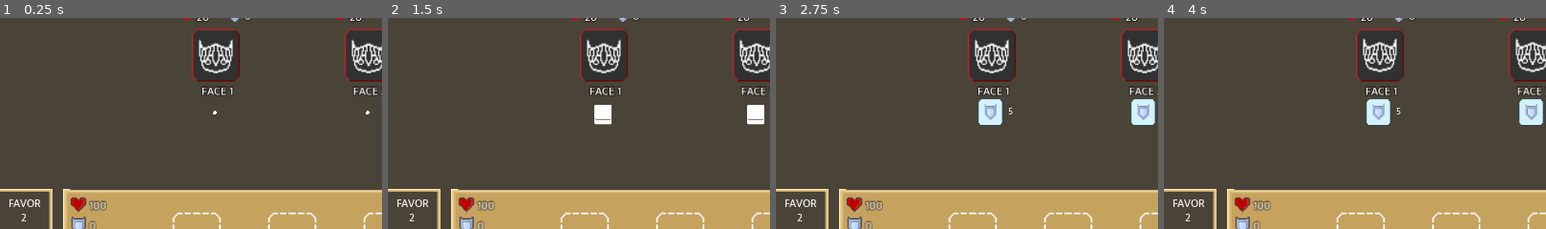
Above: before the commit, frames 1-4 (left to right).
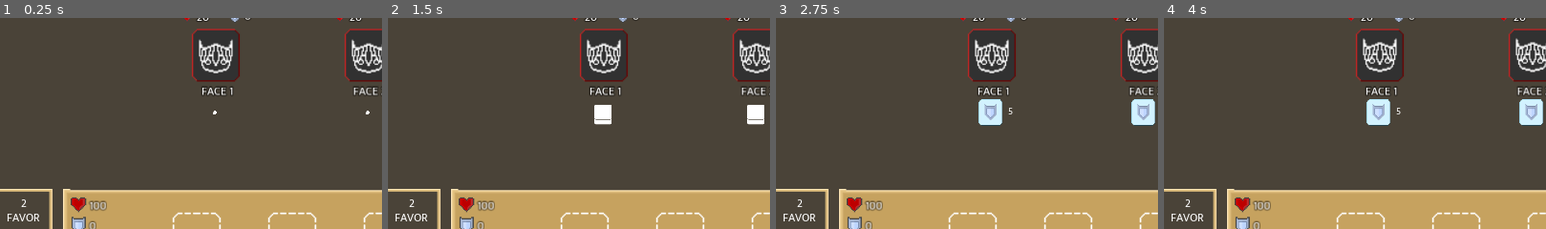
Above: after the commit, the same moments.

Repository: calsf/ff
Game: Godot game, scene res://Combat.tscn
Two runs of this game, one before a commit and one after it. Both use one fixed random seed, a clock stepped at 60 frames per second and the inputs below. The project has no main scene, so this scene is started directly.
Inputs (mouse positions are % of the whole screen's width and height, from its top left):
- Up to frame 1 (0.25 s): no input
- Up to frame 2 (1.5 s): tap Enter at 0.5 s; move the mouse to (72, 44) at 0.52 s; click (72, 44) at 0.67 s; move the mouse to (30, 54) at 1.27 s; click (30, 54) at 1.42 s
- Up to frame 3 (2.75 s): move the mouse to (60, 27) at 2.02 s; click (60, 27) at 2.17 s
- Up to frame 4 (4 s): tap Space at 2.75 s; move the mouse to (45, 70) at 2.77 s; click (45, 70) at 2.92 s; move the mouse to (80, 64) at 3.52 s; click (80, 64) at 3.67 s
The pictures show only the part of the screen within x 12-62%, y 33-82%; the shares and areas given below are measured in that part.

The runs differ from the first frame. In frame 1, 0.3% of the frame differs, in the area x 2-11%, y 85-97%; in frame 2, 0.3%; in frame 3, 0.3%; in frame 4, 0.3%.

Commit message:
add number pop ups

Diff:
--- a/Combat.tscn
+++ b/Combat.tscn
@@ -123,6 +123,8 @@
 [ext_resource path="res://combat/health_icon.png" type="Texture" id=121]
 [ext_resource path="res://enemies/Minion01.tscn" type="PackedScene" id=122]
 [ext_resource path="res://dice/dice-bar/dice-bar.png" type="Texture" id=123]
+[ext_resource path="res://combat/NumberPopup.tscn" type="PackedScene" id=124]
+[ext_resource path="res://combat/number_popup_pool.gd" type="Script" id=125]
 [ext_resource path="res://dice/dice-bank/BankDieUsedOverlay.tscn" type="PackedScene" id=126]
 [ext_resource path="res://dice/dice-bar/DieFace.tscn" type="PackedScene" id=127]
 [ext_resource path="res://dice/action_options.gd" type="Script" id=128]
@@ -1725,14 +1727,13 @@
 }
 
 [node name="FavorLabel" type="Label" parent="CanvasLayer/Favor"]
-anchor_left = 0.425
-anchor_top = -0.125
-anchor_right = 1.1
-anchor_bottom = 0.437
-margin_left = -4.0
-margin_top = 2.0
-margin_right = -7.0
-margin_bottom = 2.016
+anchor_left = 0.375
+anchor_top = 0.312
+anchor_right = 1.012
+anchor_bottom = 0.875
+margin_top = 0.0159998
+margin_right = 0.0399933
+margin_bottom = -1.90735e-06
 custom_fonts/font = SubResource( 13 )
 custom_colors/font_color = Color( 1, 1, 1, 1 )
 text = "FAVOR"
@@ -1742,14 +1743,13 @@
 }
 
 [node name="FavorNum" type="Label" parent="CanvasLayer/Favor"]
-anchor_left = 0.425
-anchor_top = 0.375
-anchor_right = 1.062
-anchor_bottom = 0.937
-margin_left = -4.0
-margin_top = -2.0
-margin_right = -3.96001
-margin_bottom = -1.984
+anchor_left = 0.375
+anchor_top = -0.062
+anchor_right = 1.012
+anchor_bottom = 0.5
+margin_top = -0.0159999
+margin_right = 0.0399933
+rect_pivot_offset = Vector2( 25, 9 )
 custom_fonts/font = SubResource( 13 )
 custom_colors/font_color = Color( 1, 1, 1, 1 )
 text = "2"
@@ -2115,3 +2115,26 @@
 __meta__ = {
 "_edit_use_anchors_": false
 }
+
+[node name="NumberPopupPool" type="Control" parent="CanvasLayer"]
+anchor_left = 0.5
+anchor_top = 0.5
+anchor_right = 0.5
+anchor_bottom = 0.5
+margin_left = -320.0
+margin_top = -180.0
+margin_right = -288.0
+margin_bottom = -148.0
+mouse_filter = 2
+script = ExtResource( 125 )
+__meta__ = {
+"_edit_use_anchors_": false
+}
+
+[node name="Number01" parent="CanvasLayer/NumberPopupPool" instance=ExtResource( 124 )]
+
+[node name="Number02" parent="CanvasLayer/NumberPopupPool" instance=ExtResource( 124 )]
+
+[node name="Number03" parent="CanvasLayer/NumberPopupPool" instance=ExtResource( 124 )]
+
+[node name="Number04" parent="CanvasLayer/NumberPopupPool" instance=ExtResource( 124 )]
--- /dev/null
+++ b/combat/NumberPopup.tscn
@@ -0,0 +1,77 @@
+[gd_scene load_steps=5 format=2]
+
+[ext_resource path="res://combat/number_popup.gd" type="Script" id=1]
+[ext_resource path="res://fonts/mukta/Mukta_8.tres" type="DynamicFontData" id=2]
+
+[sub_resource type="DynamicFont" id=22]
+size = 12
+outline_color = Color( 0, 0, 0, 1 )
+font_data = ExtResource( 2 )
+
+[sub_resource type="Animation" id=23]
+resource_name = "popup"
+length = 1.5
+tracks/0/type = "value"
+tracks/0/path = NodePath("Label:rect_position")
+tracks/0/interp = 1
+tracks/0/loop_wrap = true
+tracks/0/imported = false
+tracks/0/enabled = true
+tracks/0/keys = {
+"times": PoolRealArray( 0, 0.4, 1.4 ),
+"transitions": PoolRealArray( 1, 1, 1 ),
+"update": 0,
+"values": [ Vector2( 0, 0 ), Vector2( 0, -14 ), Vector2( 0, -24 ) ]
+}
+tracks/1/type = "value"
+tracks/1/path = NodePath("Label:modulate")
+tracks/1/interp = 1
+tracks/1/loop_wrap = true
+tracks/1/imported = false
+tracks/1/enabled = true
+tracks/1/keys = {
+"times": PoolRealArray( 0, 0.4, 1.4 ),
+"transitions": PoolRealArray( 1, 1, 1 ),
+"update": 0,
+"values": [ Color( 1, 1, 1, 1 ), Color( 1, 1, 1, 1 ), Color( 1, 1, 1, 0 ) ]
+}
+tracks/2/type = "value"
+tracks/2/path = NodePath(".:visible")
+tracks/2/interp = 1
+tracks/2/loop_wrap = true
+tracks/2/imported = false
+tracks/2/enabled = true
+tracks/2/keys = {
+"times": PoolRealArray( 0, 1.5 ),
+"transitions": PoolRealArray( 1, 1 ),
+"update": 1,
+"values": [ true, false ]
+}
+
+[node name="Number01" type="Control"]
+visible = false
+anchor_right = 1.0
+anchor_bottom = 1.0
+script = ExtResource( 1 )
+__meta__ = {
+"_edit_use_anchors_": false
+}
+
+[node name="Label" type="Label" parent="."]
+modulate = Color( 1, 1, 1, 0 )
+anchor_right = 1.0
+anchor_bottom = 1.0
+margin_top = -24.0
+margin_right = 3.8147e-06
+margin_bottom = -21.0
+custom_fonts/font = SubResource( 22 )
+custom_colors/font_color = Color( 1, 1, 1, 1 )
+text = "+5"
+align = 1
+valign = 1
+__meta__ = {
+"_edit_use_anchors_": false
+}
+
+[node name="AnimationPlayer" type="AnimationPlayer" parent="."]
+anims/popup = SubResource( 23 )
--- a/combat/combat.gd
+++ b/combat/combat.gd
@@ -10,6 +10,8 @@
 onready var _health_num = get_tree().current_scene.get_node("CanvasLayer/PlayerInfo/Health/Label")
 onready var _dice_bar = get_tree().current_scene.get_node("CanvasLayer/DiceBar")
 
+onready var _number_popup_pool = get_tree().current_scene.get_node("CanvasLayer/NumberPopupPool")
+
 func _ready():
 	enemies = get_tree().current_scene.get_node("CanvasLayer/Enemies").get_children()
 	_favor_num.text = str(favor)
@@ -20,27 +22,51 @@
 func _on_health_updated():
 	_health_num.text = str(PlayerHealth.curr_hp)
 
+func add_health(amount):
+	PlayerHealth.add_health(amount)
+
+	_number_popup_pool.display_number_popup("+" + str(amount), Color("1aff00"), _health_num)
+
 # Deal blockable damage, damages block first
 func deal_blockable_player_damage(amount):
 	if player_block >= amount:
-		add_player_block(-amount)
+		remove_player_block(amount)
 		return
 	else:
-		amount -= player_block
-		reset_player_block()
+		if player_block > 0:
+			amount -= player_block
+			remove_player_block(player_block)
 		deal_direct_player_damage(amount)
 
 # Deal direct damage, subtract amount from health
 func deal_direct_player_damage(amount):
 	PlayerHealth.lose_health(amount)
 
+	_number_popup_pool.display_number_popup("-" + str(amount), Color("ff0000"), _health_num)
+
 func add_favor(amount):
 	favor += amount
 	_favor_num.text = str(favor)
 
+	_number_popup_pool.display_number_popup("+" + str(amount), Color("fff000"), _favor_num)
+
+func remove_favor(amount):
+	favor -= amount
+	_favor_num.text = str(favor)
+
+	_number_popup_pool.display_number_popup("-" + str(amount), Color("ff0000"), _favor_num)
+
 func add_player_block(amount):
 	player_block += amount
 	_block_num.text = str(player_block)
+
+	_number_popup_pool.display_number_popup("+" + str(amount), Color("80baff"), _block_num)
+
+func remove_player_block(amount):
+	player_block -= amount
+	_block_num.text = str(player_block)
+
+	_number_popup_pool.display_number_popup("-" + str(amount), Color("ff0000"), _block_num)
 
 func reset_player_block():
 	player_block = 0
--- /dev/null
+++ b/combat/number_popup.gd
@@ -0,0 +1,20 @@
+extends Control
+
+onready var _label = $Label
+onready var _anim = $AnimationPlayer
+
+func _ready():
+	self.visible = false
+
+func set_and_activate_label(text, color, original_label):
+	_label.text = text
+	_label.set("custom_colors/font_color", color)
+	_label.set("custom_fonts/font/size", original_label.get("custom_fonts/font/size"))
+	_label.align = original_label.align
+	_label.valign = original_label.valign
+
+	self.set_size(original_label.get_size())
+	self.set_position(original_label.get_global_position())
+	self.visible = true
+
+	_anim.play("popup")
--- /dev/null
+++ b/combat/number_popup_pool.gd
@@ -0,0 +1,8 @@
+extends Control
+
+
+func display_number_popup(text, color, original_label):
+	for n in self.get_children():
+		if not n.visible:
+			n.set_and_activate_label(text, color, original_label)
+			return
--- a/dice/dice-bar/dice_bar.gd
+++ b/dice/dice-bar/dice_bar.gd
@@ -255,7 +255,7 @@
 		return
 
 	# Take favor
-	_combat.add_favor(-1)
+	_combat.remove_favor(1)
 
 	# Disable reroll until anim is complete
 	set_can_reroll(false)
@@ -323,7 +323,7 @@
 	var i = selected_face_index
 
 	# Take favor
-	_combat.add_favor(-2)
+	_combat.remove_favor(2)
 
 	# Disable reroll until anim is complete
 	set_can_reroll(false)
--- a/enemies/Minion01.tscn
+++ b/enemies/Minion01.tscn
@@ -177,8 +177,7 @@
 "values": [ Color( 1, 1, 1, 1 ), Color( 0.478431, 0.560784, 0.713726, 1 ), Color( 0.807843, 0.87451, 1, 1 ), Color( 1, 1, 1, 1 ) ]
 }
 
-[sub_resource type="Animation" id=5]
-resource_name = "damaged"
+[sub_resource type="Animation" id=6]
 length = 0.5
 step = 0.05
 tracks/0/type = "value"
@@ -444,6 +443,6 @@
 
 [node name="EnemyAnimPlayer" type="AnimationPlayer" parent="."]
 autoplay = "idle"
-anims/blocked = SubResource( 7 )
-anims/damaged = SubResource( 5 )
-anims/idle = SubResource( 6 )
+anims/blocked = SubResource( 5 )
+anims/damaged = SubResource( 6 )
+anims/idle = SubResource( 7 )
--- a/enemies/enemy.gd
+++ b/enemies/enemy.gd
@@ -17,6 +17,8 @@
 onready var _enemy_anim = $EnemyAnimPlayer
 
 onready var _die_face_info = get_tree().current_scene.get_node("CanvasLayer/DieFaceInfo")
+
+onready var _number_popup_pool = get_tree().current_scene.get_node("CanvasLayer/NumberPopupPool")
 
 func _ready():
 	pass
@@ -56,10 +58,26 @@
 	block += amount
 	_block_label.text = str(block)
 
+	_number_popup_pool.display_number_popup("+" + str(amount), Color("80baff"), _block_label)
+
+# Remove block
+func remove_block(amount):
+	block -= amount
+	_block_label.text = str(block)
+
+	_number_popup_pool.display_number_popup("-" + str(amount), Color("ff0000"), _block_label)
+
+# Add health
+func add_health(amount):
+	health += amount
+	_health_label.text = str(health)
+
+	_number_popup_pool.display_number_popup("+" + str(amount), Color("1aff00"), _health_label)
+
 # Deal blockable damage, damages block first
 func deal_blockable_damage(amount):
 	if block >= amount:
-		add_block(-amount)
+		remove_block(amount)
 
 		_enemy_anim.play("blocked")
 		yield(_enemy_anim, "animation_finished")
@@ -67,14 +85,17 @@
 
 		return
 	else:
-		amount -= block
-		reset_block()
+		if block > 0:
+			amount -= block
+			remove_block(block)
 		deal_direct_damage(amount)
 
 # Deal direct damage, subtract amount from health
 func deal_direct_damage(amount):
 	health -= amount
 	_health_label.text = str(health)
+
+	_number_popup_pool.display_number_popup("-" + str(amount), Color("ff0000"), _health_label)
 
 	_enemy_anim.play("damaged")
 	yield(_enemy_anim, "animation_finished")
Not shown: 1 places in Combat.tscn that only renumber resources
Not shown: 2 places in enemies/Minion01.tscn that only renumber resources
